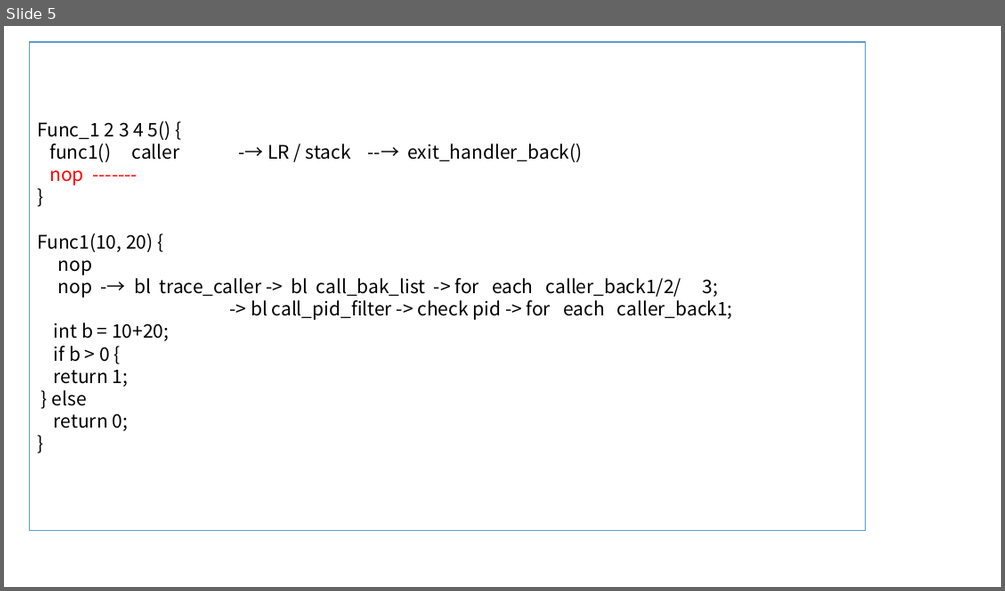
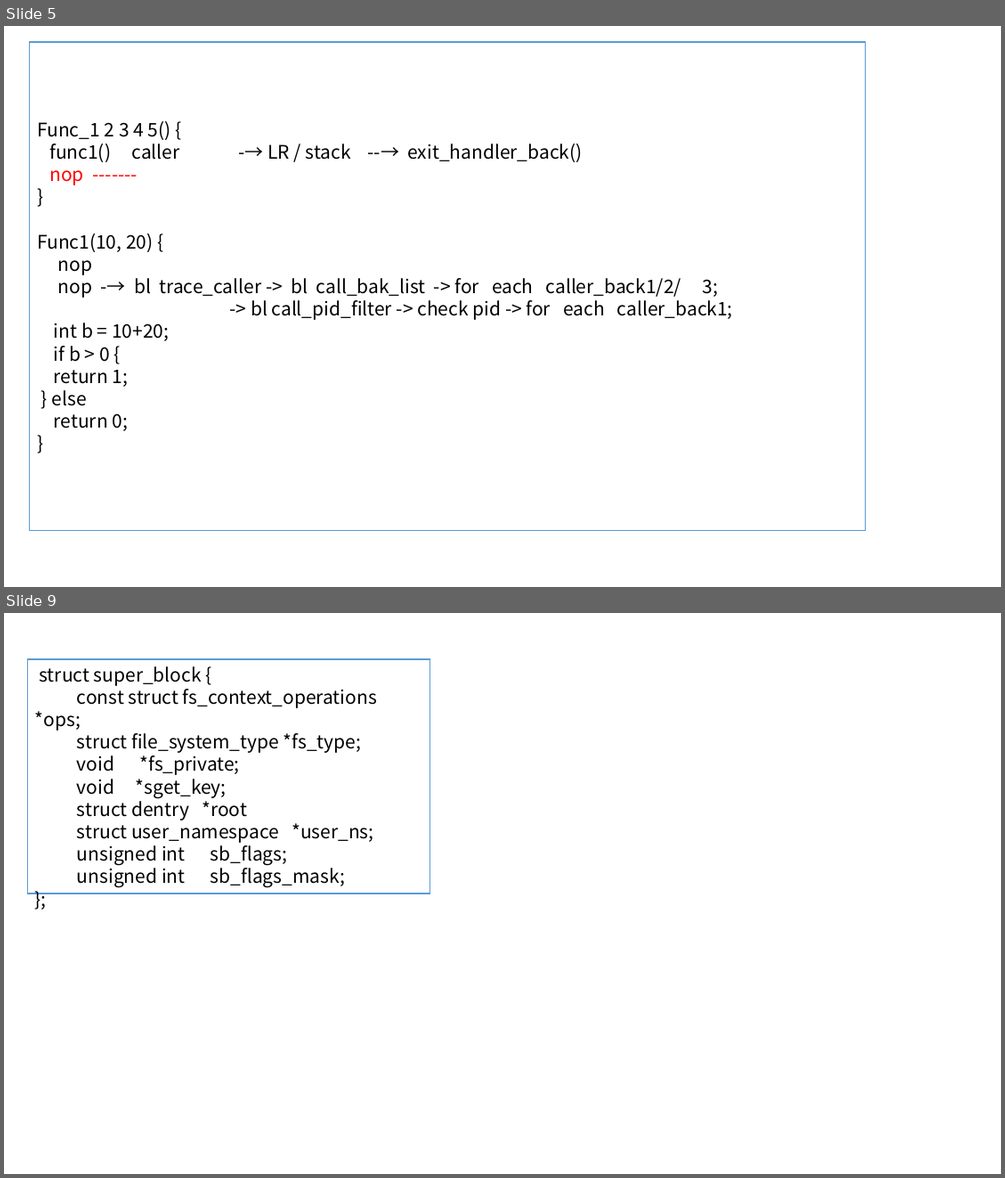
Before and after one commit to guoweikang/Linux-book, a slide deck: docs/debug/ppt/ftrace.pptx. Shown one above the other, each under a label of ours: slide 5 before the commit, slides 5 and 9 after it; the slides between them are not shown. The pictures are 1005x591 and 1005x1178 pixels, drawn with LibreOffice and Linux fonts; fonts in the diff are those of the drawing. Boxes give left, top, right and bottom in pixels: in the first picture for what was removed or moved away, otherwise in the second. Text is boxed around its words. In the diff, an @@ line names an element or a change of style, - is before the commit and + after.

```diff
--- a/docs/debug/ppt/ftrace.pptx
+++ b/docs/debug/ppt/ftrace.pptx
@@ slide 9 added at (4,613,1001,1174), background #FFFFFF @@
@@ rectangle added at (28,659,430,893), fill #FFFFFF, outline #5B9BD5 1 pt, 18 pt, text #000000 @@
+struct super_block {
+const struct fs_context_operations *ops;
+struct file_system_type *fs_type;
+void *fs_private;
+void *sget_key;
+struct dentry *root
+struct user_namespace *user_ns;
+unsigned int sb_flags;
+unsigned int sb_flags_mask;
+};
```
Also in this commit, not shown: 6 other slides added, 52 other files.
